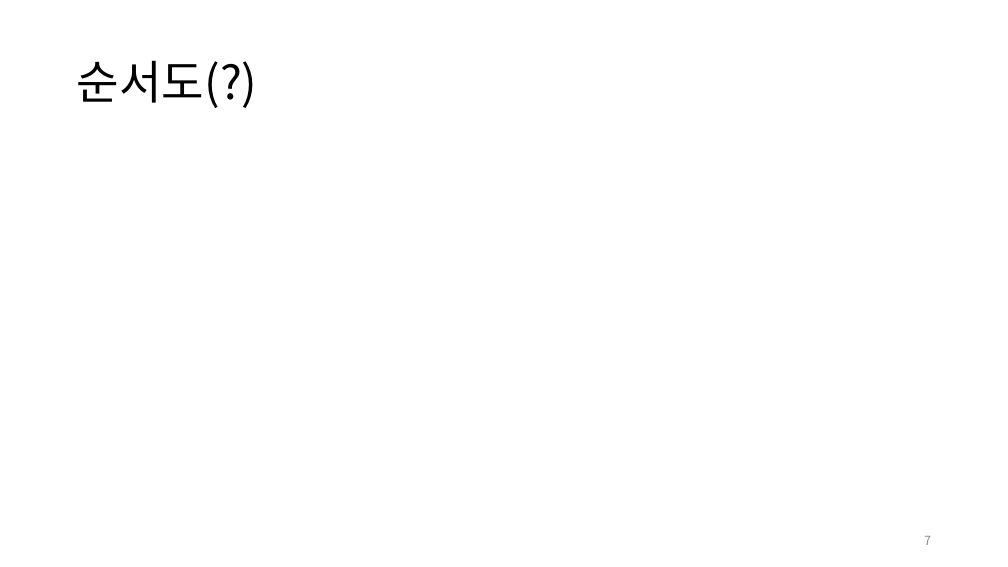
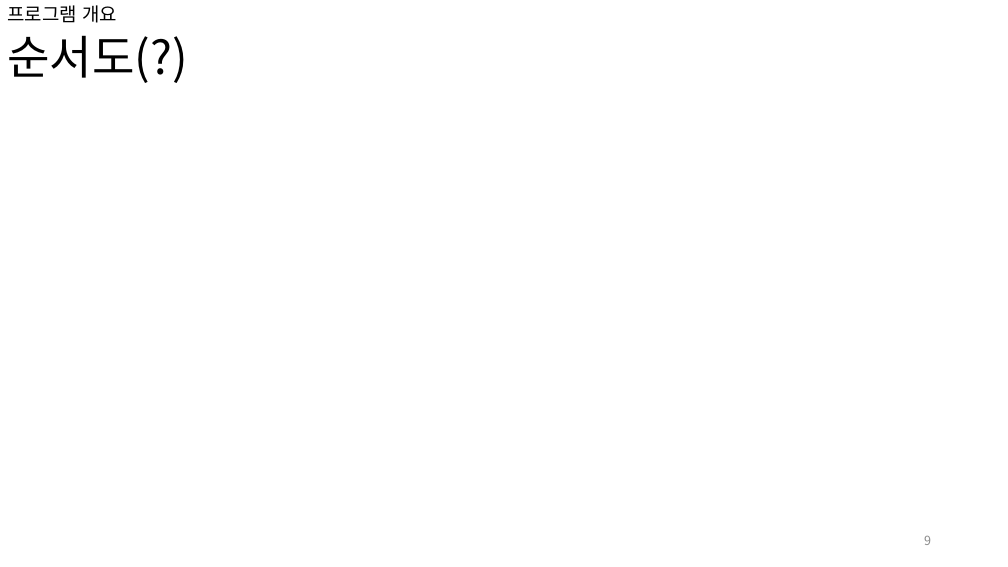
Before and after one commit to pknu-wap/Dogs-SONAR, a slide deck: slide 9 of others/presentation.pptx (slide 7 before the commit). Drawn at 1008x567 pixels with LibreOffice and Linux fonts; fonts in the diff are those of the drawing. Boxes give left, top, right and bottom in pixels: in the first picture for what was removed or moved away, otherwise in the second. Text is boxed around its words. In the diff, an @@ line names an element or a change of style, - is before the commit and + after.

```diff
--- a/others/presentation.pptx
+++ b/others/presentation.pptx
@@ title added at box(8, 5, 117, 23), 18 pt, text #000000 @@
+프로그램 개요
@@ text "순서도(?)": place and size @@
-text "순서도(?)" at box(77, 60, 258, 108)
+text "순서도(?)" at box(7, 35, 188, 83)
@@ text "순서도(?)" at box(7, 35, 188, 83): more space between paragraphs; vertical alignment middle to top @@
@@ page number at box(924, 536, 931, 545): text changed @@
-7
+9
```
Also in this commit, not shown: 5 other slides changed, 3 slides added.
